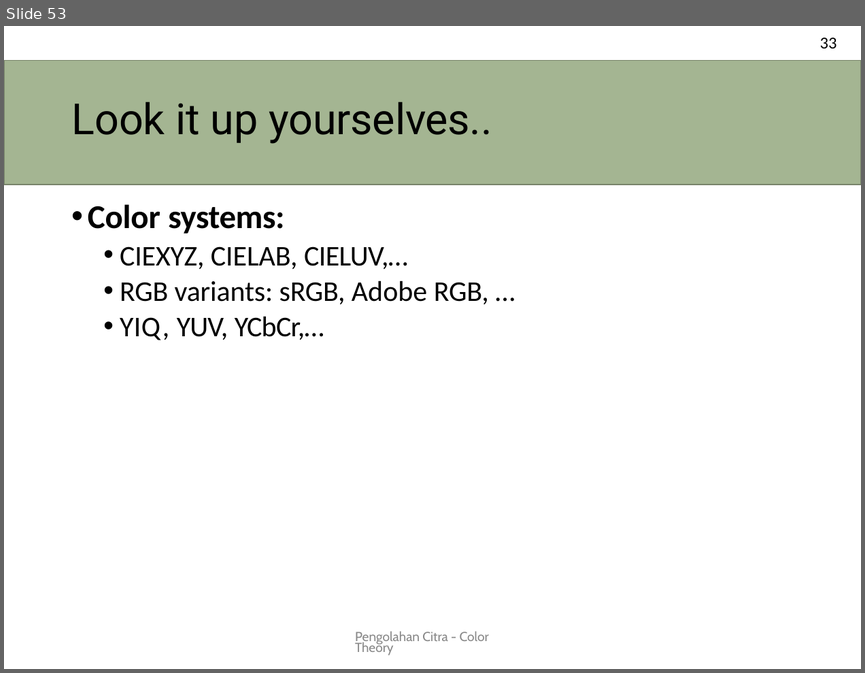
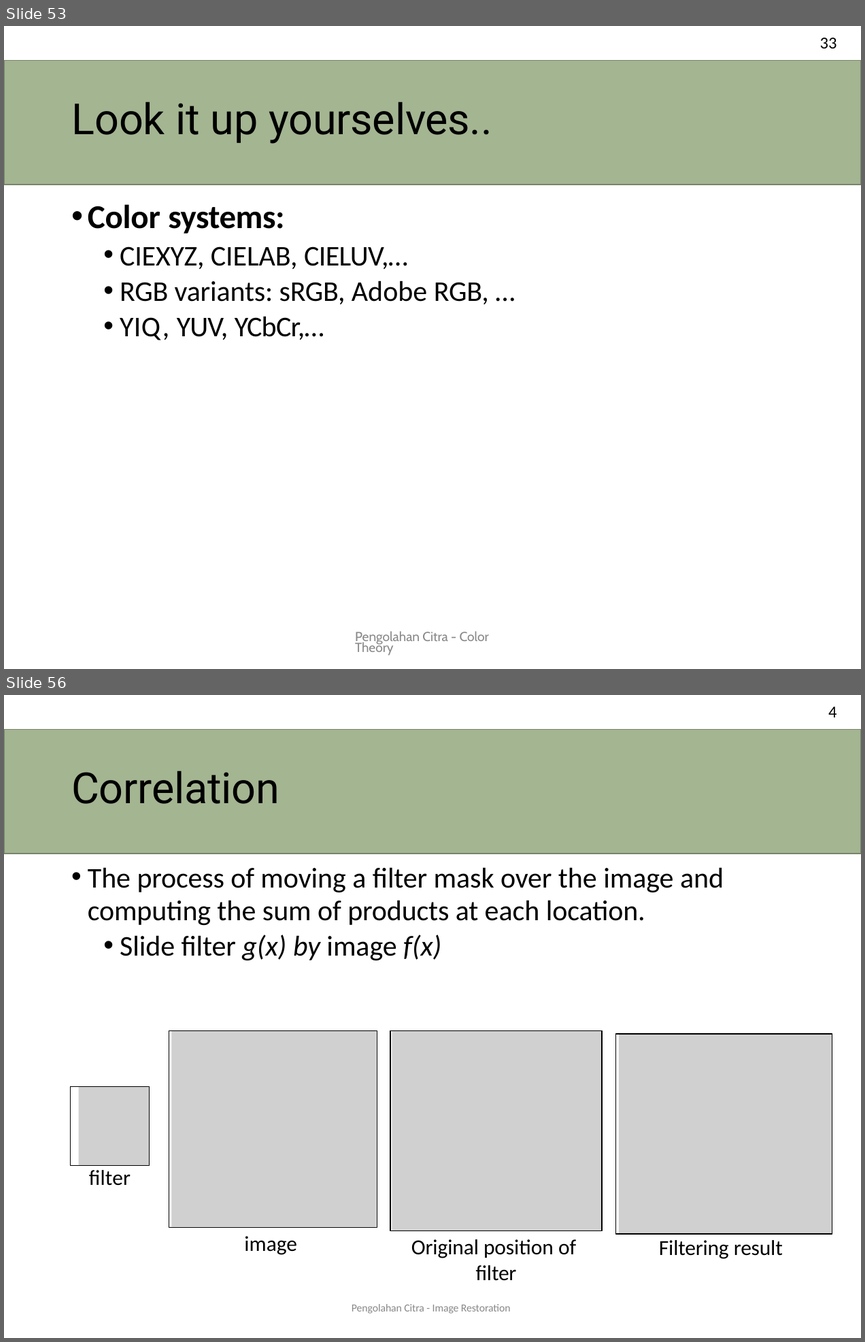
Before and after one commit to novalassalam/comvis, a slide deck: pencit.pptx. Shown one above the other, each under a label of ours: slide 53 before the commit, slides 53 and 56 after it; the slides between them are not shown. The pictures are 865x673 and 865x1342 pixels, drawn with LibreOffice and Linux fonts; fonts in the diff are those of the drawing; grey boxes stand for pictures. Boxes give left, top, right and bottom in pixels: in the first picture for what was removed or moved away, otherwise in the second. Text is boxed around its words. In the diff, an @@ line names an element or a change of style, - is before the commit and + after.

```diff
--- a/pencit.pptx
+++ b/pencit.pptx
@@ slide 56 added at [4, 695, 861, 1338], background #FFFFFF @@
@@ text added at [828, 707, 836, 717], 14 pt, text #000000 @@
+4
@@ title added at [4, 729, 861, 853], fill #A4B592, outline #78846A 0.96 pt, 36 pt, text #000000 @@
+Correlation
@@ text added at [88, 867, 723, 961], 24 pt, text #000000 @@
+• The process of moving a filter mask over the image and
+computing the sum of products at each location.
+  • Slide filter g(x) by image f(x)
@@ freeform shape added at [169, 1031, 377, 1228], outline #000000 0.72 pt @@
@@ picture added at [171, 1031, 376, 1226] @@
@@ freeform shape added at [390, 1031, 602, 1232], outline #000000 0.72 pt @@
@@ picture added at [392, 1031, 601, 1229] @@
@@ freeform shape added at [616, 1034, 832, 1233], outline #000000 0.72 pt @@
@@ picture added at [618, 1034, 832, 1233] @@
@@ freeform shape added at [70, 1087, 149, 1166], outline #000000 0.72 pt @@
@@ picture added at [79, 1087, 149, 1164] @@
@@ text added at [89, 1170, 130, 1185], 18 pt, text #000000 @@
+filter
@@ text added at [244, 1236, 297, 1255], 18 pt, text #000000 @@
+image
@@ text added at [351, 1239, 576, 1313], 9 pt, text #888888 @@
+Original position of
+filter
+Pengolahan Citra - Image Restoration
@@ text added at [659, 1240, 783, 1259], 18 pt, text #000000 @@
+Filtering result
```
Also in this commit, not shown: 43 other slides added, 12 other files.
